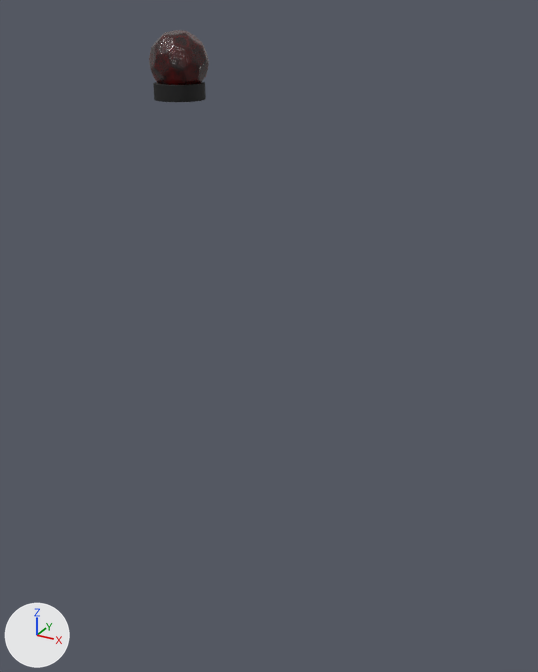
The glTF model 02redjasper.glb as it was, and as the next commit left it.
Both versions are drawn from a camera (50 mm lens) standing at (35.7, -50.4, 6.2) and looking at (9.4, -2.6, -17.8). Lighting does not change. The marker at lower left points along +X, +Y and +Z. Where no turn or scale is listed for an object, it has been applied to the vertices. Vertices at the same position are counted once.

In view in the first picture: 'Cylinder_1_Mat.1_0', 'Platonic_Mat_0'.
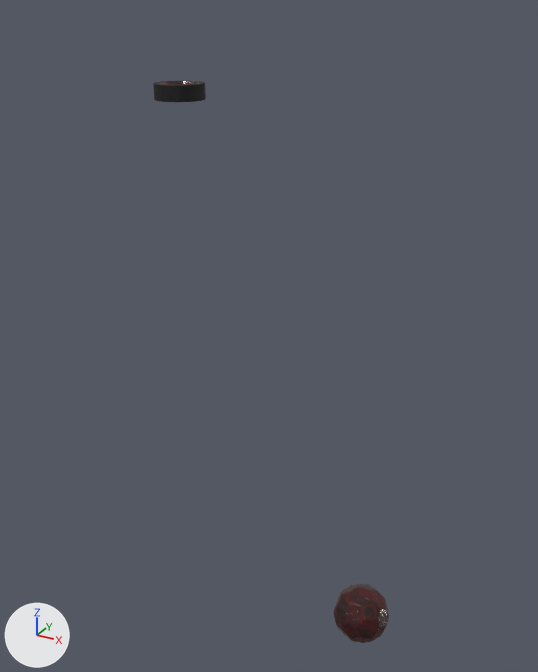
Where the newer file only moved an object's origin or applied its transform, the numbers keep the older frame.

Location of each change, (x1, y1, x2, y2) in pixels of the pictures (538 x 672 px):
'Platonic_Mat_0', mesh moved
    before: (149, 30, 209, 85)
    after: (333, 583, 389, 643)

The change, as a list of edits to the scene's bpy script:
```text
Change me_platonic_mat_0:
    where me_platonic_mat_0.from_pydata(...)  # 3906 vertices, 7808 faces; spans x -2.27..2.27, y -2.2..2.19, z -2.2..2.28
    used by ob_platonic_mat_0; location = (0.06, -0.05, 2.35)
    me_platonic_mat_0 part 1: the whole mesh is moved by (19.53, -5.32, -41.85)
```
